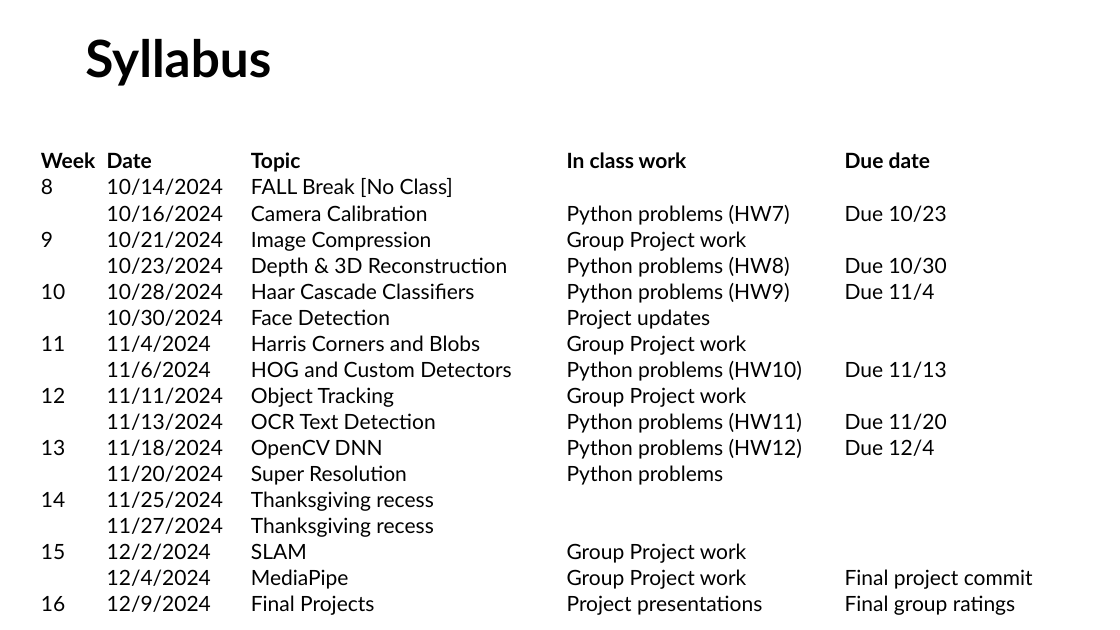
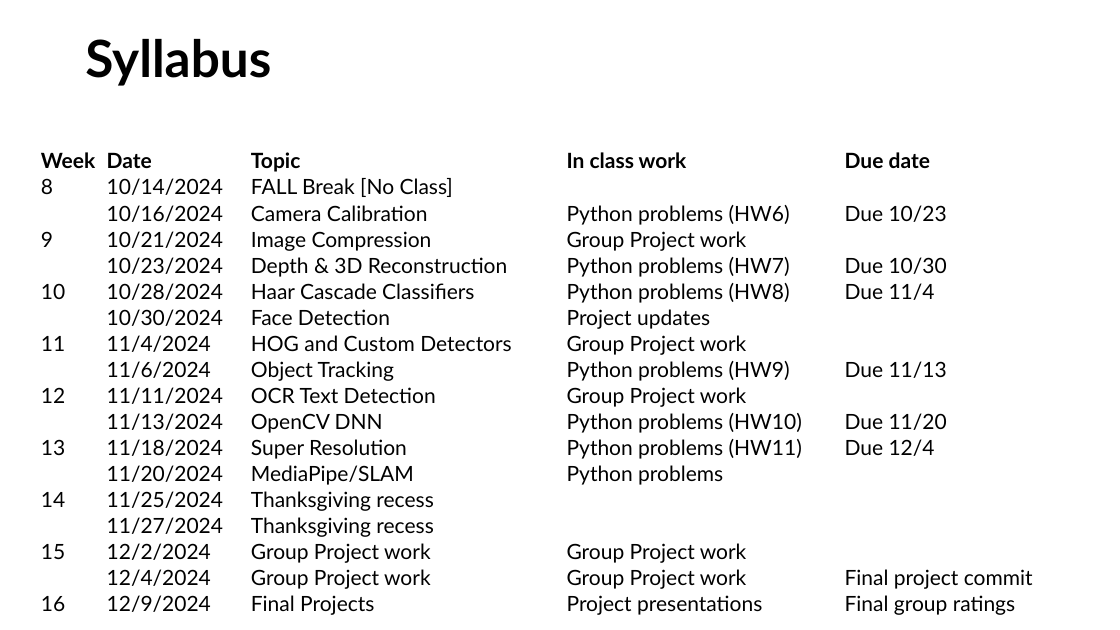
Before and after one commit to SSOE-ECE1390/LecturePowerPoints, a slide deck: slide 3 of ECE1390_Homework.pptx. Drawn at 1120x630 pixels with LibreOffice and Linux fonts; fonts in the diff are those of the drawing. Boxes give left, top, right and bottom in pixels: in the first picture for what was removed or moved away, otherwise in the second. Text is boxed around its words. In the diff, an @@ line names an element or a change of style, - is before the commit and + after.

Commit message:
added PDF versions of all lectures and lecture 11

```diff
--- a/ECE1390_Homework.pptx
+++ b/ECE1390_Homework.pptx
@@ table at [40,148,1057,619] @@
-row 3, column 4: Python problems (HW7)
+row 3, column 4: Python problems (HW6)
-row 5, column 4: Python problems (HW8)
+row 5, column 4: Python problems (HW7)
-row 6, column 4: Python problems (HW9)
+row 6, column 4: Python problems (HW8)
-row 8, column 3: Harris Corners and Blobs
+row 8, column 3: HOG and Custom Detectors
-row 9, column 3: HOG and Custom Detectors
+row 9, column 3: Object Tracking
-row 9, column 4: Python problems (HW10)
+row 9, column 4: Python problems (HW9)
-row 10, column 3: Object Tracking
+row 10, column 3: OCR Text Detection
-row 11, column 3: OCR Text Detection
+row 11, column 3: OpenCV DNN
-row 11, column 4: Python problems (HW11)
+row 11, column 4: Python problems (HW10)
-row 12, column 3: OpenCV DNN
+row 12, column 3: Super Resolution
-row 12, column 4: Python problems (HW12)
+row 12, column 4: Python problems (HW11)
-row 13, column 3: Super Resolution
+row 13, column 3: MediaPipe/SLAM
-row 16, column 3: SLAM
+row 16, column 3: Group Project work
-row 17, column 3: MediaPipe
+row 17, column 3: Group Project work
```
Also in this commit, not shown: 1 other slide changed, 12 other files.
